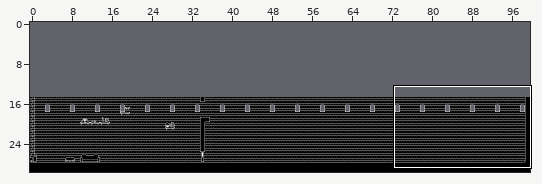
Tiled map (JSON), stored at assets/levels/level_1.json. The picture above shows the old version from afar; the outline marks the close-up.
Close-up. Before:
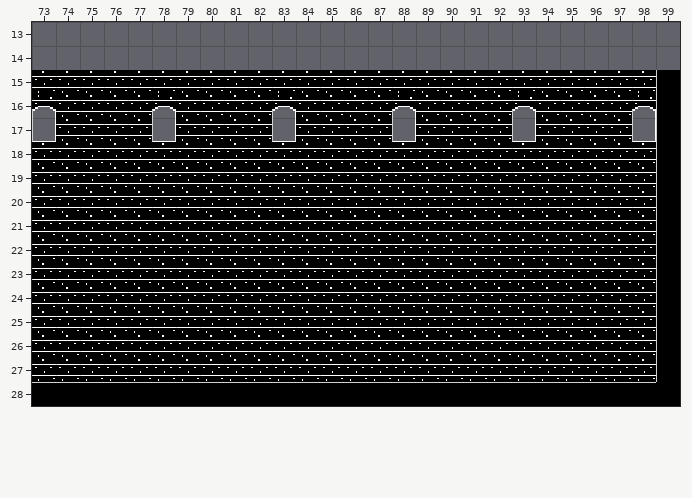
Cells are 16x16 px. Shown: x 73..99, y 13..28. The commit also changed other parts of the map, which this record leaves out. The old version is drawn lined up with the new one.
After:
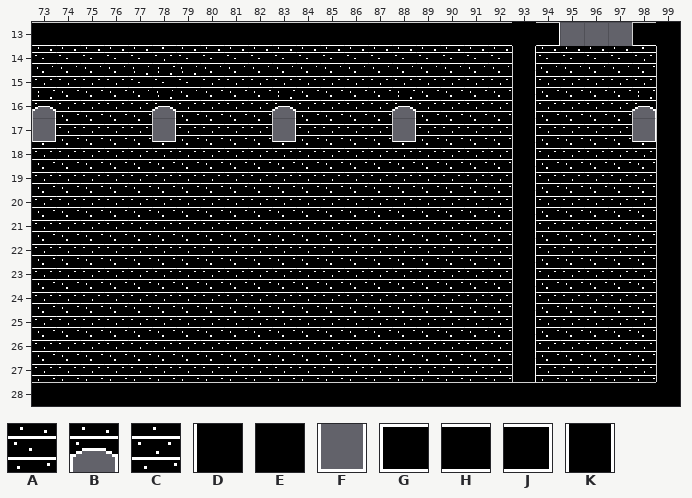
Key: from "tileset": A 6, B 8, C 11, D 16, E 17, F 24, G 49, H 50, J 51, K 64.
_ is an empty cell, . an unchanged one.
Change:
map size 100x15 -> 100x30 cells (old content now starts at 0,15; both pictures use the new coordinates)
--- layer "Background"
@@ x 73..98 @@
-14 ____________________._____
-15 ....CCC.............C.....
-16 ....................B.....
-17 ....................F.....
-18 ....................C.....
-19 ....................C.....
-20 ....................C.....
-21 ....................C.....
-22 ....................C.....
-23 ....................C.....
-24 ....................C.....
-25 ....................C.....
-26 ....................C.....
-27 ....................C.....
+14 AAAAACAAAAAAAAAAAAAA.AAAAC
+15 ....AAA............._.....
+16 ...................._.....
+17 ...................._.....
+18 ...................._.....
+19 ...................._.....
+20 ...................._.....
+21 ...................._.....
+22 ...................._.....
+23 ...................._.....
+24 ...................._.....
+25 ...................._.....
+26 ...................._.....
+27 ...................._.....
--- layer "Ground"
@@ x 73..99 @@
-13 ______________________...__
-14 ...................._....._
-15 ...................._......
-16 ...................._......
-17 ...................._......
-18 ...................._......
-19 ...................._......
-20 ...................._......
-21 ...................._......
-22 ...................._......
-23 ...................._......
-24 ...................._......
-25 ...................._......
-26 ...................._......
-27 ...................._......
+13 HHHHHHHHHHHHHHHHHHHHEJ...GE
+14 ....................K.....D
+15 ....................K......
+16 ....................K......
+17 ....................K......
+18 ....................K......
+19 ....................K......
+20 ....................K......
+21 ....................K......
+22 ....................K......
+23 ....................K......
+24 ....................K......
+25 ....................K......
+26 ....................K......
+27 ....................K......
